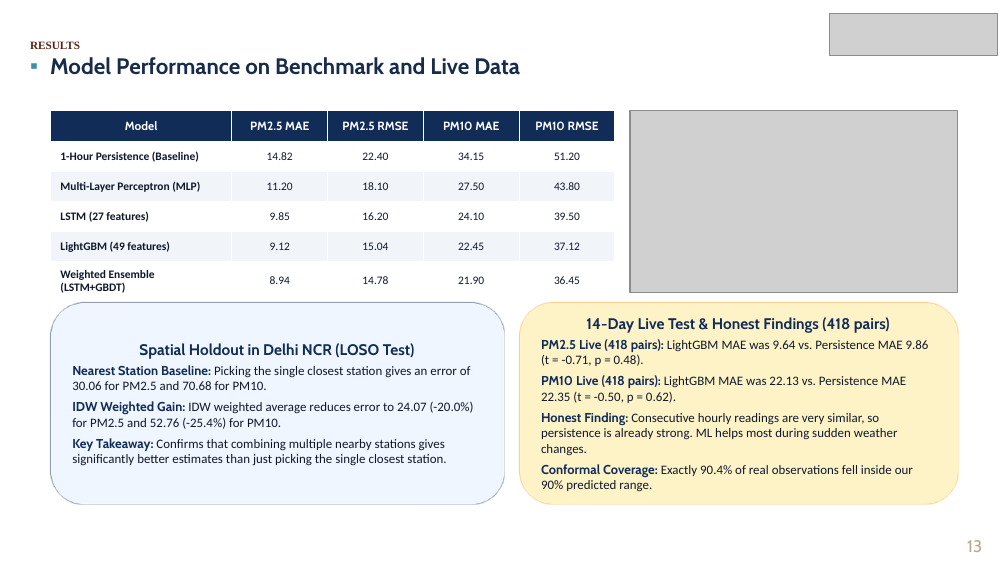
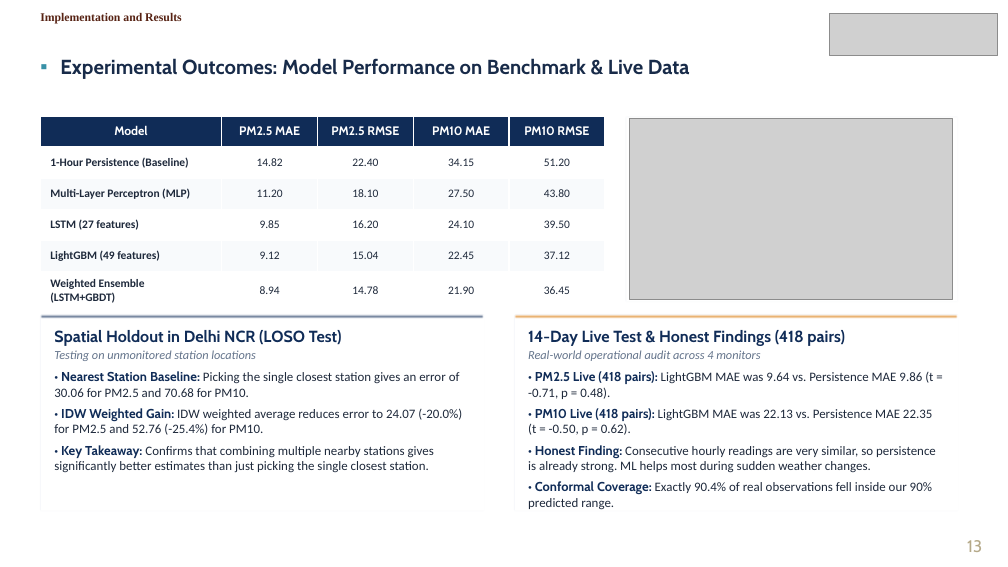
Before and after one commit to Rushyasree/Multimodal_airquality_prediction, a slide deck: slide 13 of docs/VayuDrishti_Final_Review_Simple_Language.pptx. Drawn at 1008x567 pixels with LibreOffice and Linux fonts; fonts in the diff are those of the drawing; grey boxes stand for pictures; background and template pictures are left out. Boxes give left, top, right and bottom in pixels: in the first picture for what was removed or moved away, otherwise in the second. Text is boxed around its words. In the diff, an @@ line names an element or a change of style, - is before the commit and + after.

Commit message:
Refactor presentation layout to executive university standard: eliminate amateur shapes, refine typography, align cards, and verify all 16 slides

```diff
--- a/docs/VayuDrishti_Final_Review_Simple_Language.pptx
+++ b/docs/VayuDrishti_Final_Review_Simple_Language.pptx
@@ text at (x1=40, y1=13, x2=182, y2=24): text changed; size 8 to 8.4 pt @@
-RESULTS
+Implementation and Results
@@ text "Implementation and Results" at (x1=40, y1=13, x2=182, y2=24): vertical alignment middle to top @@
@@ text at (x1=60, y1=58, x2=690, y2=79): text changed; size 16 to 14.5 pt @@
-▪ Model Performance on Benchmark and Live Data
+▪ Experimental Outcomes: Model Performance on Benchmark & Live Data
@@ table at (x1=40, y1=116, x2=605, y2=307) @@
@@ fill #F1F5F9 to #F8FAFC in 10 cells @@
@@ size 8.5 to 8.8 pt in "Model", "PM2.5 MAE", "PM2.5 RMSE", "PM10 MAE" and 1 more places @@
@@ text colour #0F172A to #1E293B in "1-Hour Persistence (Baseline)", "14.82", "22.40", "34.15" and 21 more places @@
@@ table resized from (x1=50, y1=111, x2=615, y2=297) to (x1=40, y1=116, x2=605, y2=307) @@
@@ rectangle added at (x1=625, y1=116, x2=958, y2=302), fill #FFFFFF, outline #E2E8F0 1 pt @@
@@ picture resized from (x1=630, y1=111, x2=958, y2=292) to (x1=630, y1=119, x2=953, y2=299) @@
@@ rectangle "Spatial Holdout in Delhi NCR ..." resized from (x1=50, y1=302, x2=504, y2=504) to (x1=40, y1=314, x2=484, y2=511) @@
@@ rectangle "Spatial Holdout in Delhi NCR ..." at (x1=40, y1=314, x2=484, y2=511): vertical alignment middle to top; rounded rectangle to rectangle; fill #EFF6FF to #FFFFFF; outline #102C57 1 pt to #E2E8F0 1 pt @@
@@ rectangle added at (x1=40, y1=314, x2=484, y2=319), fill #102C57 @@
@@ rectangle "14-Day Live Test & Honest ..." resized from (x1=519, y1=302, x2=958, y2=504) to (x1=514, y1=314, x2=958, y2=511) @@
@@ rectangle "14-Day Live Test & Honest ..." at (x1=514, y1=314, x2=958, y2=511): vertical alignment middle to top; rounded rectangle to rectangle; fill #FEF3C7 to #FFFFFF; outline #F59E0B 1 pt to #E2E8F0 1 pt @@
@@ rectangle added at (x1=514, y1=314, x2=958, y2=319), fill #D97706 @@
@@ text in rectangle at (x1=54, y1=350, x2=462, y2=472): text changed; text colour #0F172A to #1E293B @@
-Nearest Station Baseline: Picking the single closest station gives an error of 30.06 for PM2.5 and 70.68 for PM10.
-IDW Weighted Gain: IDW weighted average reduces error to 24.07 (-20.0%) for PM2.5 and 52.76 (-25.4%) for PM10.
-Key Takeaway: Confirms that combining multiple nearby stations gives significantly better estimates than just picking the single closest station.
+Testing on unmonitored station locations
+• Nearest Station Baseline: Picking the single closest station gives an error of 30.06 for PM2.5 and 70.68 for PM10.
+• IDW Weighted Gain: IDW weighted average reduces error to 24.07 (-20.0%) for PM2.5 and 52.76 (-25.4%) for PM10.
+• Key Takeaway: Confirms that combining multiple nearby stations gives significantly better estimates than just picking the single closest station.
@@ text in rectangle at (x1=54, y1=330, x2=342, y2=346): size 11 to 11.5 pt in "Spatial Holdout in Delhi NCR (LOSO Test)"; alignment centre to left; less space between paragraphs @@
@@ text in rectangle at (x1=528, y1=350, x2=936, y2=510): text changed; text colour #0F172A to #1E293B @@
-PM2.5 Live (418 pairs): LightGBM MAE was 9.64 vs. Persistence MAE 9.86 (t = -0.71, p = 0.48).
-PM10 Live (418 pairs): LightGBM MAE was 22.13 vs. Persistence MAE 22.35 (t = -0.50, p = 0.62).
-Honest Finding: Consecutive hourly readings are very similar, so persistence is already strong. ML helps most during sudden weather changes.
-Conformal Coverage: Exactly 90.4% of real observations fell inside our 90% predicted range.
+Real-world operational audit across 4 monitors
+• PM2.5 Live (418 pairs): LightGBM MAE was 9.64 vs. Persistence MAE 9.86 (t = -0.71, p = 0.48).
+• PM10 Live (418 pairs): LightGBM MAE was 22.13 vs. Persistence MAE 22.35 (t = -0.50, p = 0.62).
+• Honest Finding: Consecutive hourly readings are very similar, so persistence is already strong. ML helps most during sudden weather changes.
+• Conformal Coverage: Exactly 90.4% of real observations fell inside our 90% predicted range.
@@ text in rectangle at (x1=528, y1=330, x2=845, y2=346): size 11 to 11.5 pt in "14-Day Live Test & Honest Findings (418 ..."; alignment centre to left; less space between paragraphs @@
```
Also in this commit, not shown: 15 other slides changed, 36 other files.
